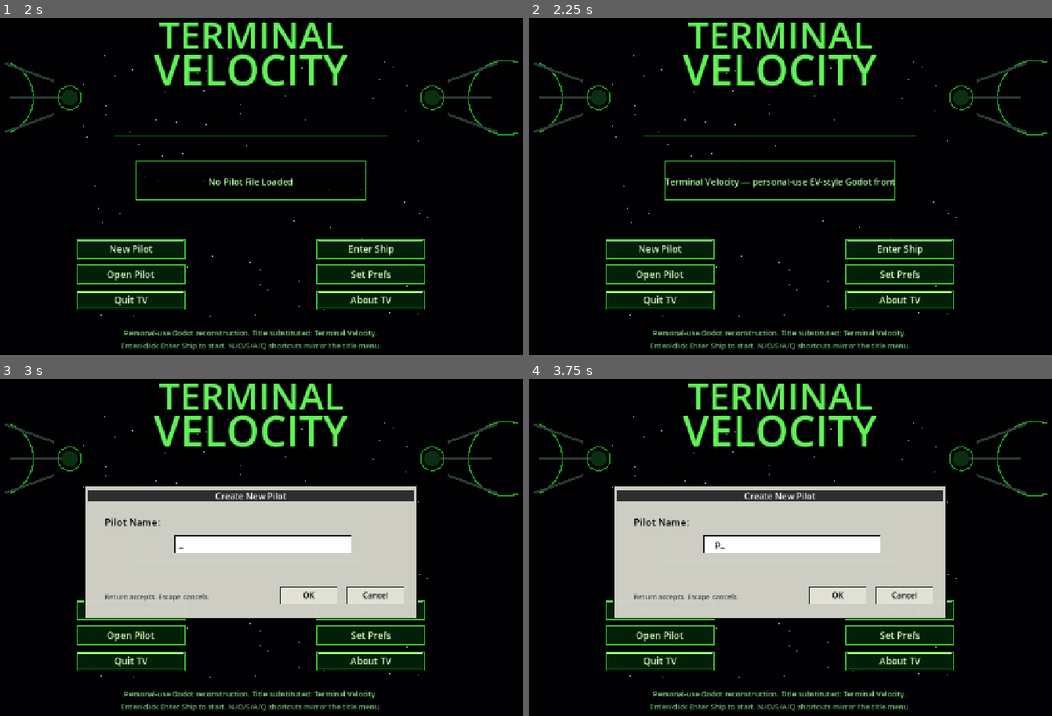
Above: before the commit, frames 1-4 (two rows, left to right).
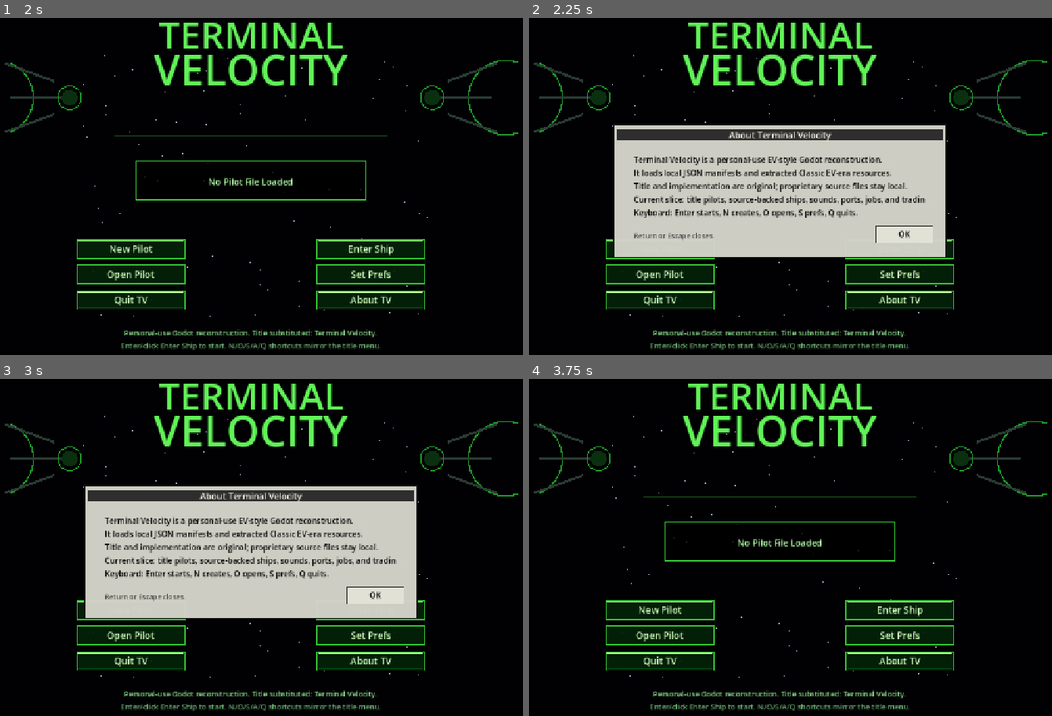
Above: after the commit, the same moments.

Repository: markvshaney/terminal-velocity
Game: Godot game, scene res://scenes/Main.tscn
Two runs of this game, one before a commit and one after it. Both use one fixed random seed, a clock stepped at 60 frames per second and the inputs below.
Inputs (mouse positions are in pixels of both pictures, inside the frame that each line leads up to):
- Up to frame 1 (2 s): tap Enter at 0.5 s; move the mouse to (219, 260) at 0.52 s; hold Up from 0.53 s (still down); tap Space at 0.6, 0.77, 1.07, 1.25, 1.52, 1.55, 1.82 s; click (219, 260) at 0.67 s; move the mouse to (439, 240) at 1.27 s; tap E at 1.35 s; click (439, 240) at 1.42 s
- Up to frame 2 (2.25 s): tap Enter at 2 s; move the mouse to (591, 122) at 2.02 s; release Up at 2.03 s; hold A from 2.03 s (still down); tap L at 2.1 s; click (591, 122) at 2.17 s
- Up to frame 3 (3 s): keep holding A; tap Space at 2.3, 2.75 s; move the mouse to (282, 540) at 2.77 s; tap N at 2.85 s; click (282, 540) at 2.92 s
- Up to frame 4 (3.75 s): tap Space at 3.02, 3.05, 3.32 s; tap Enter at 3.5 s; move the mouse to (685, 443) at 3.52 s; release A at 3.53 s; hold Down from 3.53 s (still down); tap P at 3.6 s; click (685, 443) at 3.67 s

Frame 1 is identical in both runs. In frame 2, 25% of the frame differs, in the area x 16-80%, y 31-72%; in frame 3, 4.7%; in frame 4, 25%.
Error before the commit: Invalid access of index '0' on a base object of type: 'Array'. (res://scripts/main.gd:103)
Error after the commit: Invalid access of index '0' on a base object of type: 'Array'. (res://scripts/main.gd:108)

Commit message:
feat: add title about and prefs modals

Diff:
--- a/godot_ev/scripts/main.gd
+++ b/godot_ev/scripts/main.gd
@@ -53,6 +53,11 @@
 var loaded_pilot_file := ""
 var available_pilots: Array[Dictionary] = []
 var selected_pilot_index := 0
+var selected_pref_index := 0
+var pref_sound_on := true
+var pref_music_on := false
+var pref_game_speed_index := 2
+var pref_full_screen_on := false
 var credits := 5000
 var cargo := 0
 var landing_tab := 0
@@ -168,6 +173,8 @@
 	return {}
 
 func _play_sound(sound_id: String) -> void:
+	if not pref_sound_on:
+		return
 	if _sound_by_id(sound_id).is_empty():
 		return
 	var player: AudioStreamPlayer = sound_players.get(sound_id, null)
@@ -391,9 +398,12 @@
 		"Open Pilot":
 			_open_pilot_modal()
 		"Set Prefs":
-			title_status_line = "Preferences are not implemented yet."
+			title_modal = "prefs"
+			selected_pref_index = 0
+			title_status_line = "Set Preferences"
 		"About TV":
-			title_status_line = "Terminal Velocity — personal-use EV-style Godot front end."
+			title_modal = "about"
+			title_status_line = "About Terminal Velocity"
 		"Quit TV":
 			get_tree().quit()
 
@@ -415,9 +425,18 @@
 			KEY_ENTER:
 				_accept_title_modal_step()
 			KEY_UP:
-				_cycle_open_pilot_selection(-1)
+				if title_modal == "prefs":
+					_cycle_pref_selection(-1)
+				else:
+					_cycle_open_pilot_selection(-1)
 			KEY_DOWN:
-				_cycle_open_pilot_selection(1)
+				if title_modal == "prefs":
+					_cycle_pref_selection(1)
+				else:
+					_cycle_open_pilot_selection(1)
+			KEY_SPACE:
+				if title_modal == "prefs":
+					_toggle_selected_pref()
 			KEY_BACKSPACE:
 				_backspace_title_modal_text()
 			_:
@@ -429,6 +448,12 @@
 			if row >= 0:
 				selected_pilot_index = row
 				return
+		if title_modal == "prefs":
+			var pref_row := _pref_row_at(event.position)
+			if pref_row >= 0:
+				selected_pref_index = pref_row
+				_toggle_selected_pref()
+				return
 		var action := _title_modal_action_at(event.position)
 		if action == "cancel":
 			_cancel_title_modal()
@@ -449,6 +474,14 @@
 
 func _accept_title_modal_step() -> void:
 	_play_sound("ui_click")
+	if title_modal == "about":
+		title_modal = ""
+		title_status_line = "No Pilot File Loaded" if loaded_pilot_name == "" else "Pilot File Loaded: %s — %s" % [loaded_pilot_name, loaded_ship_name]
+		return
+	if title_modal == "prefs":
+		title_modal = ""
+		title_status_line = "Preferences set for this session."
+		return
 	if title_modal == "open_pilot":
 		_load_selected_pilot_file()
 		return
@@ -684,6 +717,43 @@
 		return
 	selected_pilot_index = (selected_pilot_index + dir + available_pilots.size()) % available_pilots.size()
 
+func _pref_options() -> Array:
+	var speed_labels := ["Slower", "Slow", "Normal", "Fast", "Faster"]
+	return [
+		{"kind": "speed", "label": "Game speed", "value": speed_labels[pref_game_speed_index], "note": "Classic EV-era speed slider"},
+		{"kind": "toggle", "label": "Play sounds", "enabled": pref_sound_on, "note": "EV-style UI sounds"},
+		{"kind": "toggle", "label": "Play music", "enabled": pref_music_on, "note": "reserved until music is wired"},
+		{"kind": "toggle", "label": "Full screen", "enabled": pref_full_screen_on, "note": "window mode"},
+	]
+
+func _cycle_pref_selection(dir: int) -> void:
+	var options := _pref_options()
+	selected_pref_index = (selected_pref_index + dir + options.size()) % options.size()
+
+func _toggle_selected_pref() -> void:
+	_play_sound("ui_click")
+	match selected_pref_index:
+		0:
+			pref_game_speed_index = (pref_game_speed_index + 1) % 5
+			Engine.time_scale = [0.65, 0.8, 1.0, 1.2, 1.4][pref_game_speed_index]
+		1:
+			pref_sound_on = not pref_sound_on
+		2:
+			pref_music_on = not pref_music_on
+		3:
+			pref_full_screen_on = not pref_full_screen_on
+			DisplayServer.window_set_mode(DisplayServer.WINDOW_MODE_FULLSCREEN if pref_full_screen_on else DisplayServer.WINDOW_MODE_WINDOWED)
+	title_status_line = "Set Preferences"
+
+func _pref_row_at(position: Vector2) -> int:
+	var list_rect := Rect2(390, 382, 500, 120)
+	if not list_rect.has_point(position):
+		return -1
+	var row := int((position.y - list_rect.position.y) / 30.0)
+	if row >= 0 and row < _pref_options().size():
+		return row
+	return -1
+
 func _open_pilot_row_at(position: Vector2) -> int:
 	var list_rect := Rect2(360, 365, 560, 90)
 	if not list_rect.has_point(position):
@@ -695,7 +765,7 @@
 
 func _cancel_title_modal() -> void:
 	title_modal = ""
-	title_status_line = "No Pilot File Loaded"
+	title_status_line = "No Pilot File Loaded" if loaded_pilot_name == "" else "Pilot File Loaded: %s — %s" % [loaded_pilot_name, loaded_ship_name]
 
 func _title_modal_action_at(position: Vector2) -> String:
 	if title_modal == "":
@@ -837,6 +907,12 @@
 	draw_rect(rect, Color(0.82, 0.82, 0.78, 0.98), true)
 	draw_rect(rect, Color(0.08, 0.08, 0.08), false, 2.0)
 	draw_rect(Rect2(rect.position + Vector2(8, 8), Vector2(rect.size.x - 16, 24)), Color(0.18, 0.18, 0.18), true)
+	if title_modal == "about":
+		_draw_about_modal(rect, font)
+		return
+	if title_modal == "prefs":
+		_draw_prefs_modal(rect, font)
+		return
 	if title_modal == "open_pilot":
 		_draw_open_pilot_modal(rect, font)
 		return
@@ -876,6 +952,47 @@
 	_draw_modal_button(Rect2(700, 492, 116, 34), "Open", font)
 	_draw_modal_button(Rect2(836, 492, 116, 34), "Cancel", font)
 	draw_string(font, rect.position + Vector2(42, 232), "Return opens. Up/Down selects. Escape cancels.", HORIZONTAL_ALIGNMENT_LEFT, 590, 14, Color(0.25, 0.25, 0.25))
+
+func _draw_about_modal(rect: Rect2, font: Font) -> void:
+	draw_string(font, rect.position + Vector2(0, 28), "About Terminal Velocity", HORIZONTAL_ALIGNMENT_CENTER, rect.size.x, 18, Color(0.95, 0.95, 0.90))
+	var lines := [
+		"Terminal Velocity is a personal-use EV-style Godot reconstruction.",
+		"It loads local JSON manifests and extracted Classic EV-era resources.",
+		"Title and implementation are original; proprietary source files stay local.",
+		"Current slice: title pilots, source-backed ships, sounds, ports, jobs, and trading.",
+		"Keyboard: Enter starts, N creates, O opens, S prefs, Q quits.",
+	]
+	for i in range(lines.size()):
+		draw_string(font, rect.position + Vector2(42, 78 + i * 27), lines[i], HORIZONTAL_ALIGNMENT_LEFT, 595, 16, Color(0.02, 0.02, 0.02))
+	_draw_modal_button(Rect2(836, 492, 116, 34), "OK", font)
+	draw_string(font, rect.position + Vector2(42, 232), "Return or Escape closes.", HORIZONTAL_ALIGNMENT_LEFT, 590, 14, Color(0.25, 0.25, 0.25))
+
+func _draw_prefs_modal(rect: Rect2, font: Font) -> void:
+	draw_string(font, rect.position + Vector2(0, 28), "Set Preferences", HORIZONTAL_ALIGNMENT_CENTER, rect.size.x, 18, Color(0.95, 0.95, 0.90))
+	draw_string(font, rect.position + Vector2(42, 72), "EV-style preferences", HORIZONTAL_ALIGNMENT_LEFT, 590, 18, Color(0.02, 0.02, 0.02))
+	draw_string(font, rect.position + Vector2(42, 96), "Modeled after Classic EV's title-screen prefs; persisted format is not implemented yet.", HORIZONTAL_ALIGNMENT_LEFT, 590, 14, Color(0.25, 0.25, 0.25))
+	var list_rect := Rect2(390, 382, 500, 120)
+	draw_rect(list_rect, Color(0.98, 0.98, 0.94), true)
+	draw_rect(list_rect, Color(0.10, 0.10, 0.10), false, 1.0)
+	var options := _pref_options()
+	for i in range(options.size()):
+		var row_rect := Rect2(list_rect.position + Vector2(0, i * 30), Vector2(list_rect.size.x, 30))
+		if i == selected_pref_index:
+			draw_rect(row_rect.grow(-2), Color(0.22, 0.40, 0.85, 0.95), true)
+		var option: Dictionary = options[i]
+		var color := Color(1, 1, 1) if i == selected_pref_index else Color(0.05, 0.05, 0.05)
+		var label := str(option.get("label", ""))
+		if str(option.get("kind", "toggle")) == "speed":
+			label = "%s: %s" % [label, str(option.get("value", "Normal"))]
+		else:
+			var enabled := bool(option.get("enabled", false))
+			var mark := "X" if enabled else " "
+			label = "[%s] %s" % [mark, label]
+		draw_string(font, row_rect.position + Vector2(10, 22), label, HORIZONTAL_ALIGNMENT_LEFT, 230, 16, color)
+		draw_string(font, row_rect.position + Vector2(260, 22), str(option.get("note", "")), HORIZONTAL_ALIGNMENT_LEFT, 220, 13, color)
+	_draw_modal_button(Rect2(700, 492, 116, 34), "OK", font)
+	_draw_modal_button(Rect2(836, 492, 116, 34), "Cancel", font)
+	draw_string(font, rect.position + Vector2(42, 232), "Up/Down selects. Space toggles. Return accepts. Escape cancels.", HORIZONTAL_ALIGNMENT_LEFT, 590, 14, Color(0.25, 0.25, 0.25))
 
 func _draw_text_entry(rect: Rect2, value: String, font: Font) -> void:
 	draw_rect(rect, Color(1.0, 1.0, 1.0), true)
Not shown, changed: native_ev/tests/test_model.py
